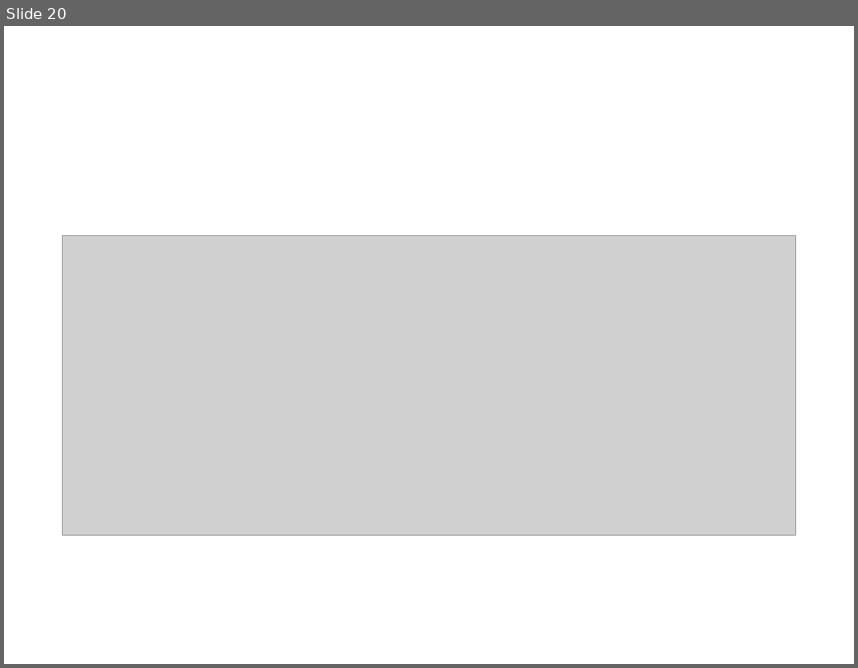
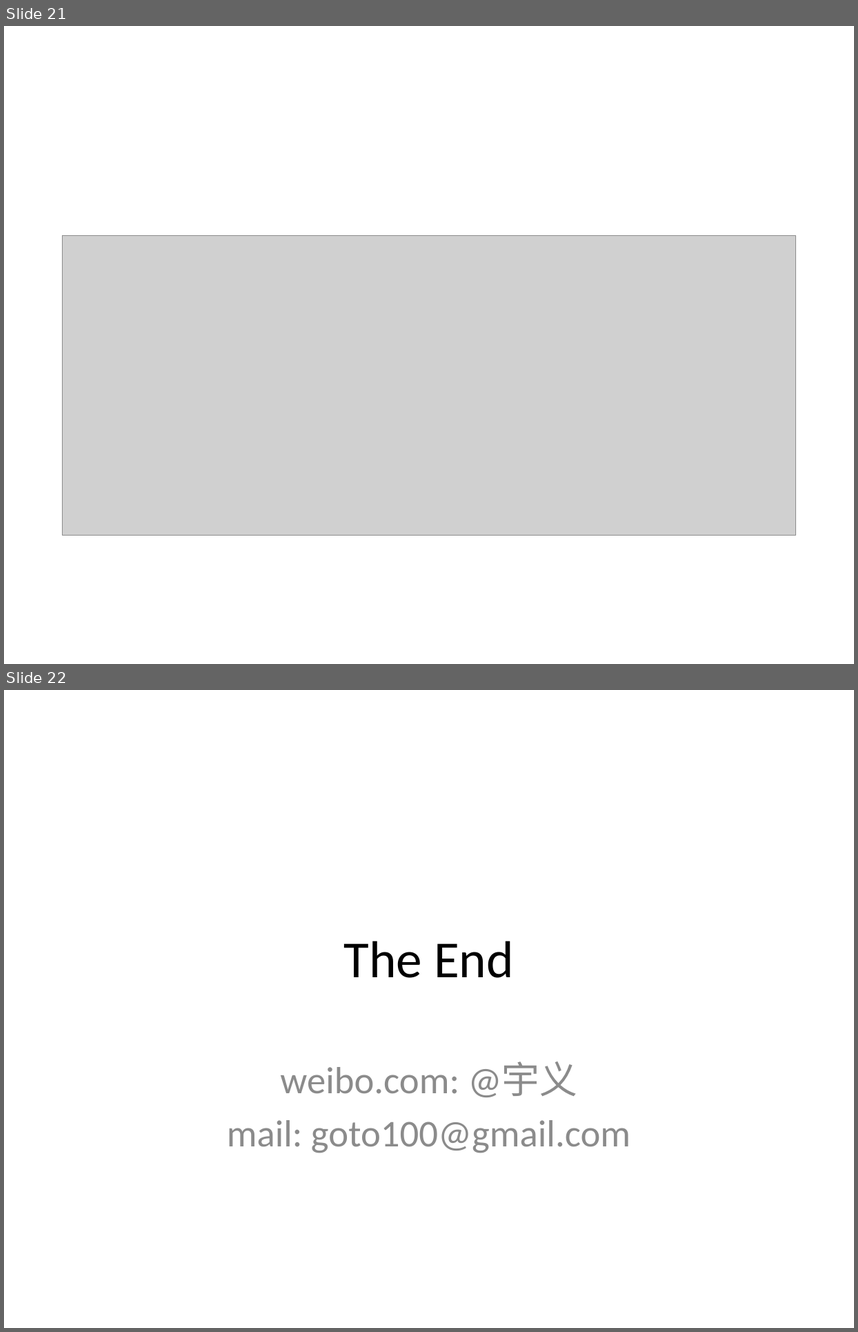
Before and after one commit to ObjectJS/opm-python, a slide deck: doc/pptv2.pptx. Shown one above the other, each under a label of ours: slide 20 before the commit, slides 21 and 22 after it. The pictures are 858x668 and 858x1332 pixels, drawn with LibreOffice and Linux fonts; fonts in the diff are those of the drawing; grey boxes stand for pictures. Boxes give left, top, right and bottom in pixels: in the first picture for what was removed or moved away, otherwise in the second. Text is boxed around its words. In the diff, an @@ line names an element or a change of style, - is before the commit and + after.

Commit message:
ppt

```diff
--- a/doc/pptv2.pptx
+++ b/doc/pptv2.pptx
@@ slide 22 added at [4,690,854,1328], background #FFFFFF @@
@@ title added at [344,940,514,978], 44 pt, text #000000 @@
+The End
@@ subtitle added at [227,1061,631,1153], 32 pt, text #8C8C8C @@
+weibo.com: @宇义
+mail: goto100@gmail.com
@@ what was slide 20 is now slide 21 @@
```
Also in this commit, not shown: 1 other slide added.
